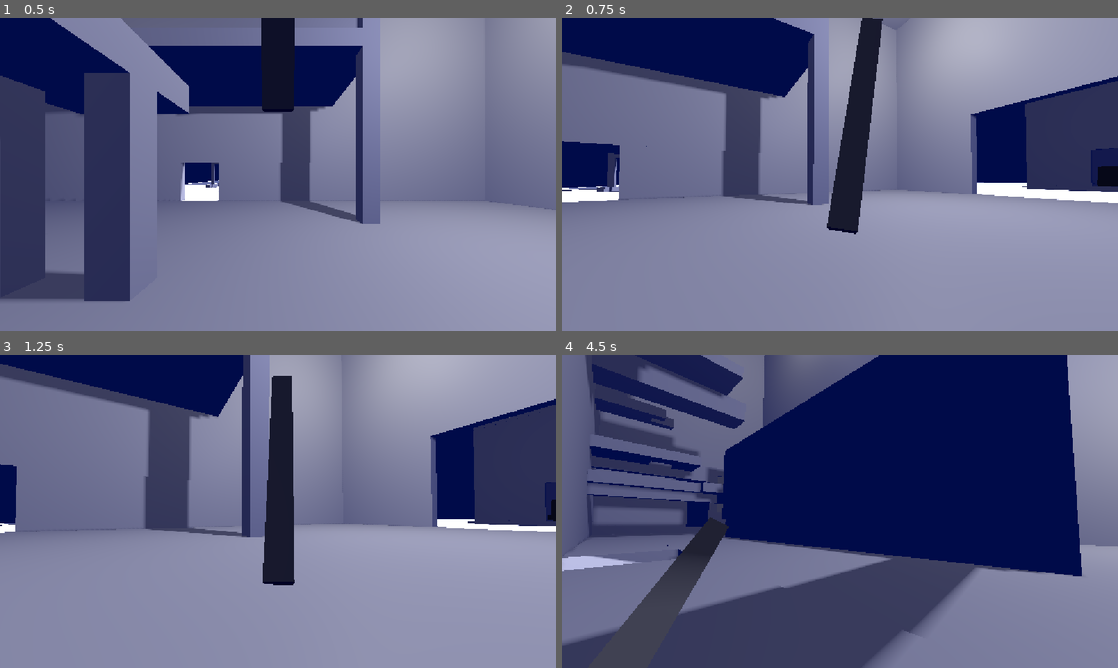
Above: before the commit, frames 1-4 (two rows, left to right).
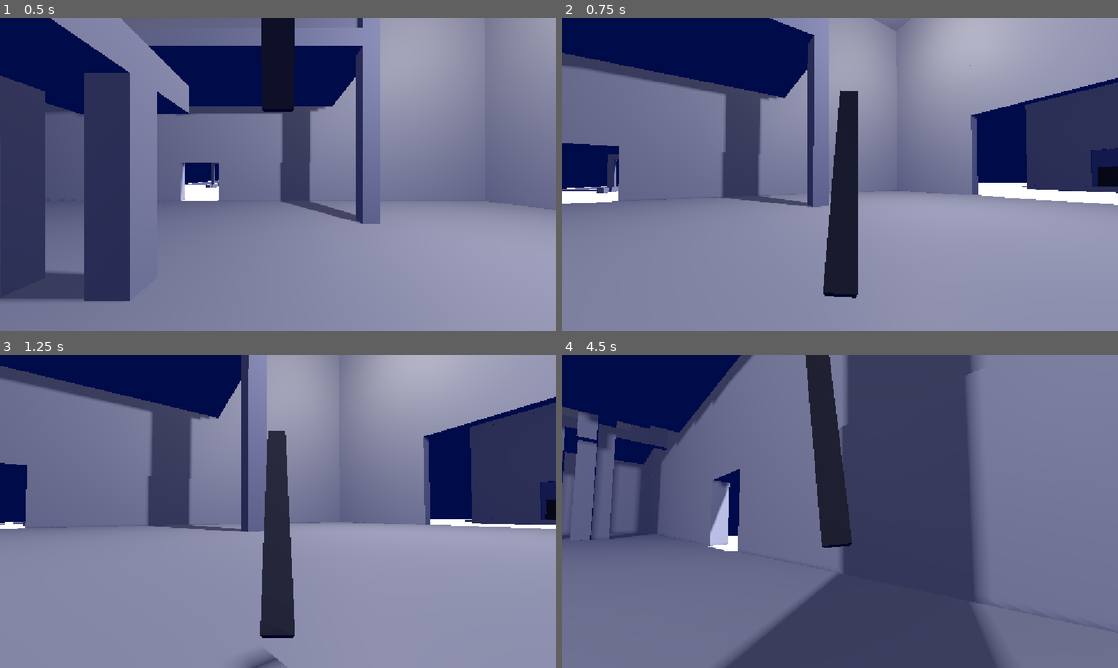
Above: after the commit, the same moments.

Repository: Gamekour/lucidity-system
Game: Godot game, scene res://test_scene.tscn
Two runs of this game, one before a commit and one after it. Both use one fixed random seed, a clock stepped at 60 frames per second and the inputs below.
Inputs (mouse positions are in pixels of both pictures, inside the frame that each line leads up to):
- Up to frame 1 (0.5 s): no input
- Up to frame 2 (0.75 s): move the mouse to (867, 174) at 0.52 s; hold W (move_forward) from 0.53 s (still down); hold C (crouch) from 0.53 s (still down)
- Up to frame 3 (1.25 s): keep holding W (move_forward); keep holding C (crouch); tap Space (jump) at 0.77 s; tap Shift (sprint) at 0.8 s
- Up to frame 4 (4.5 s): keep holding W (move_forward); move the mouse to (812, 511) at 1.27 s; release C (crouch) at 1.28 s; tap Shift (sprint) at 1.35, 2.3 s; tap Space (jump) at 1.52, 3.02, 3.77 s; tap C (crouch) at 1.55, 2.85, 4.35 s; move the mouse to (851, 505) at 2.02 s; hold Z (crawl) 2.03-2.78 s; move the mouse to (834, 517) at 2.77 s; move the mouse to (878, 514) at 3.52 s; hold Shift (sprint) 3.53-4.28 s; move the mouse to (795, 508) at 4.27 s

Frame 1 is identical in both runs. In frame 2, 4.2% of the frame differs, in the area x 0-100%, y 0-90%; in frame 3, 5.9%; in frame 4, 64%, in the area x 0-100%, y 0-100%.

Commit message:
base system fixes

Diff:
--- a/ld_body.gd
+++ b/ld_body.gd
@@ -17,7 +17,7 @@
 @export var upright_strength : float = 1000.0
 @export var upright_damping : float = 100.0
 @export var cam_distance_max : float = 4.0
-@export var top_speed_by_stance_height : float = 1
+@export var crouch_speed : float = 0.5
 @export var crouch_height : float = 0.5
 @export var crawl_height : float = 0.25
 @export var lean_strength : float = 1.0
@@ -26,6 +26,8 @@
 @export var air_upright_assist_strength : float = 400.0
 @export var air_upright_assist_damping : float = 40.0
 @export var jump_height : float = 2.0
+@export_range(0.0, PI, 0.01, "radians_as_degrees") var body_turn_max_angle : float = deg_to_rad(70.0)
+@export var body_turn_input_deadzone : float = 0.15
 
 var stance_height : float = 0
 var target_angle_horizontal : float = 0
@@ -55,7 +57,8 @@
 
 	var input_vector := Input.get_vector("move_left", "move_right", "move_back", "move_forward")
 	var input_3d := _get_camera_relative_input(up_dir, input_vector)
-	var speed = min(roll_force * roll_force_scale * (sprint_multiplier * sprint_multiplier_scale if sprinting and shapecast.is_colliding() else 1.0), stance_height * top_speed_by_stance_height * roll_force * sprint_multiplier)
+	var max_speed = max(lerpf(crouch_speed * roll_force, roll_force * sprint_multiplier * sprint_multiplier_scale, stance_height), 0)
+	var speed = min(roll_force * roll_force_scale * (sprint_multiplier * sprint_multiplier_scale if sprinting and shapecast.is_colliding() else 1.0), max_speed)
 	var virtual_torque = input_3d * speed
 	var target_force = up_dir.cross(virtual_torque) / (shapecast.shape as SphereShape3D).radius
 
@@ -74,7 +77,8 @@
 	apply_force(force)
 
 	var current_yaw := _get_current_yaw(up_dir)
-	var look_angle_horizontal : float = wrapf(target_angle_horizontal - current_yaw, -PI, PI)
+	var body_target_angle := _get_body_target_angle(input_vector)
+	var look_angle_horizontal : float = wrapf(body_target_angle - current_yaw, -PI, PI)
 	var yaw_damping_torque : float = -angular_velocity.dot(up_dir) * turn_damping
 	var yaw_torque := up_dir * (look_angle_horizontal * turn_strength + yaw_damping_torque)
 	var lean_input : Vector3 = force / maxf(friction_budget, 0.0001)
@@ -122,11 +126,9 @@
 	return -gravity_vec.normalized()
 
 func _get_horizontal_basis(up_dir: Vector3) -> Array:
-	var reference := Vector3(0, 0, 1)
-	if abs(reference.dot(up_dir)) > 0.98:
-		reference = Vector3(1, 0, 0)
-	var forward_ref := (reference - up_dir * reference.dot(up_dir)).normalized()
-	var right_ref := up_dir.cross(forward_ref).normalized()
+	var tilt_basis := _get_tilt_basis(up_dir)
+	var forward_ref := tilt_basis.z
+	var right_ref := tilt_basis.x
 	return [forward_ref, right_ref]
 
 func _get_camera_relative_axes(up_dir: Vector3) -> Array:
@@ -157,6 +159,20 @@
 	var projected_right := (right - up_dir * right.dot(up_dir)).normalized()
 	return atan2(projected_right.dot(right_ref), projected_right.dot(forward_ref)) - PI / 2.0
 
+func _get_body_target_angle(input_vector: Vector2) -> float:
+	if input_vector.length() < body_turn_input_deadzone:
+		return target_angle_horizontal
+	var move_yaw_offset := atan2(input_vector.x, input_vector.y)
+	if input_vector.y < 0.0:
+		move_yaw_offset = -move_yaw_offset
+	if (abs(move_yaw_offset) > 3.1):
+		move_yaw_offset = 0
+	else:
+		print(move_yaw_offset)
+		move_yaw_offset = clampf(move_yaw_offset, -body_turn_max_angle, body_turn_max_angle)
+
+	return wrapf(target_angle_horizontal - move_yaw_offset, -PI, PI)
+
 func _get_lean_target_up(up_dir: Vector3, lean_input: Vector3) -> Vector3:
 	var flat_lean := lean_input - lean_input.project(up_dir)
 	var lean_magnitude := clampf(flat_lean.length() * lean_strength, 0.0, 1.0)
@@ -168,7 +184,6 @@
 	return up_dir.rotated(lean_axis, lean_angle)
 
 func _get_crouch_lean_factor() -> float:
-	# 0 at stance_height == ride_height, 1 at stance_height == 0.1 * ride_height
 	return clampf(inverse_lerp(1, crawl_height, stance_height), 0.0, 1.0)
 
 func _get_upright_torque(up_dir: Vector3, lean_input: Vector3, strength: float, damping: float) -> Vector3:
@@ -178,7 +193,6 @@
 	if crouch_factor > 0.0001:
 		var axes := _get_camera_relative_axes(up_dir)
 		var flat_forward : Vector3 = axes[0]
-		# axis chosen so a positive angle tilts up_dir toward flat_forward
 		var lean_axis := flat_forward.cross(up_dir)
 		var lean_axis_length := lean_axis.length()
 		if lean_axis_length > 0.0001:
@@ -188,9 +202,6 @@
 	return _upright_torque_towards(up_dir, target_up, strength, damping)
 
 func _get_air_upright_torque(up_dir: Vector3) -> Vector3:
-	# Legless "assist" torque: no ground contact, no lean/crouch shaping, just a
-	# gentle (or strong, depending on the exported values) pull of the body's up
-	# axis back towards the world up direction while airborne.
 	if air_upright_assist_strength <= 0.0:
 		return Vector3.ZERO
 	return _upright_torque_towards(up_dir, up_dir, air_upright_assist_strength, air_upright_assist_damping)
--- a/test_scene.tscn
+++ b/test_scene.tscn
@@ -37,7 +37,7 @@
 cam_spring = NodePath("cam_spring")
 shapecast = NodePath("ShapeCast3D")
 spring_strength = 5000.0
-crouch_height = 0.65
+crouch_speed = -0.5
 lean_strength = 1.5
 max_lean_angle = 0.45
 air_upright_assist_damping = 80.0
